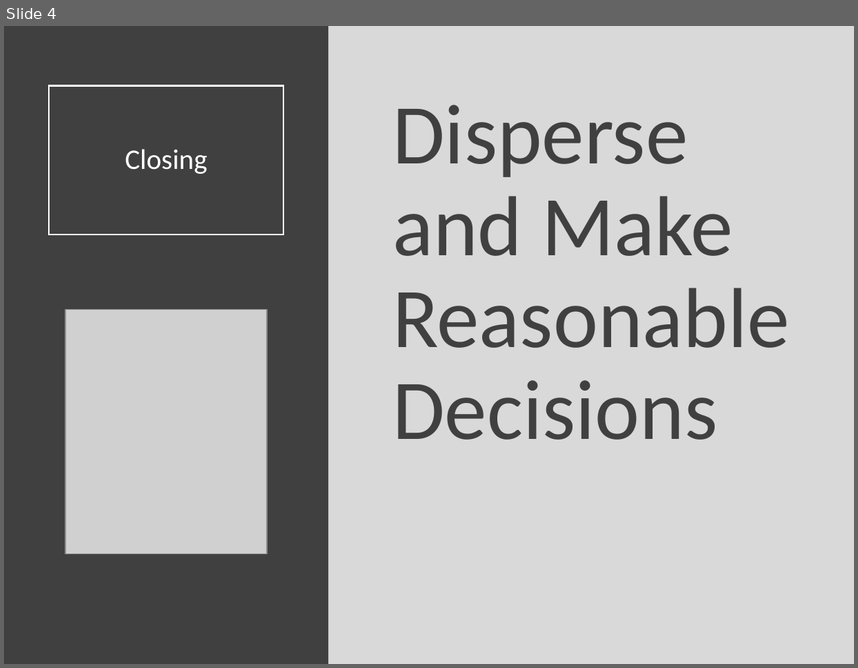
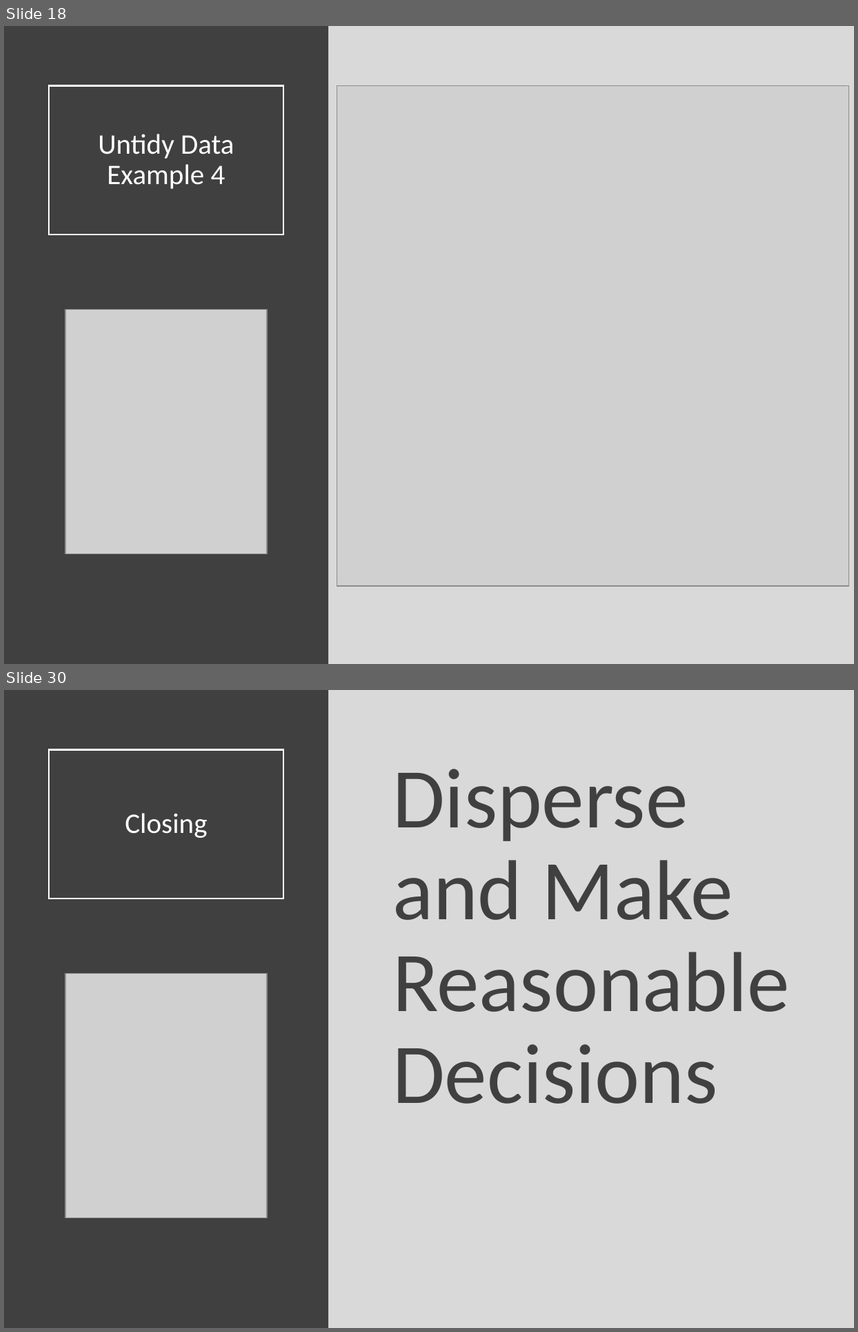
Before and after one commit to Yixf-Self/STOR320_WEBSITE, a slide deck: Lecture/Lecture 12/Lecture 12.pptx. Shown one above the other, each under a label of ours: slide 4 before the commit, slides 18 and 30 after it; the slides between them are not shown. The pictures are 858x668 and 858x1332 pixels, drawn with LibreOffice and Linux fonts; fonts in the diff are those of the drawing; grey boxes stand for pictures. Boxes give left, top, right and bottom in pixels: in the first picture for what was removed or moved away, otherwise in the second. Text is boxed around its words. In the diff, an @@ line names an element or a change of style, - is before the commit and + after.

```diff
--- a/Lecture/Lecture 12/Lecture 12.pptx
+++ b/Lecture/Lecture 12/Lecture 12.pptx
@@ slide 18 added at [4, 26, 854, 664], background #D9D9D9 @@
@@ rectangle added at [4, 26, 329, 664], fill #404040 @@
@@ title added at [49, 85, 283, 234], outline #FFFFFF 1.5 pt, 24 pt, text #FFFFFF @@
+Untidy Data Example 4
@@ picture added at [337, 85, 849, 586] @@
@@ picture added at [65, 309, 267, 553] @@
@@ what was slide 4 is now slide 30 @@
```
Also in this commit, not shown: 26 other slides added, 1 slide removed, 8 other files.
